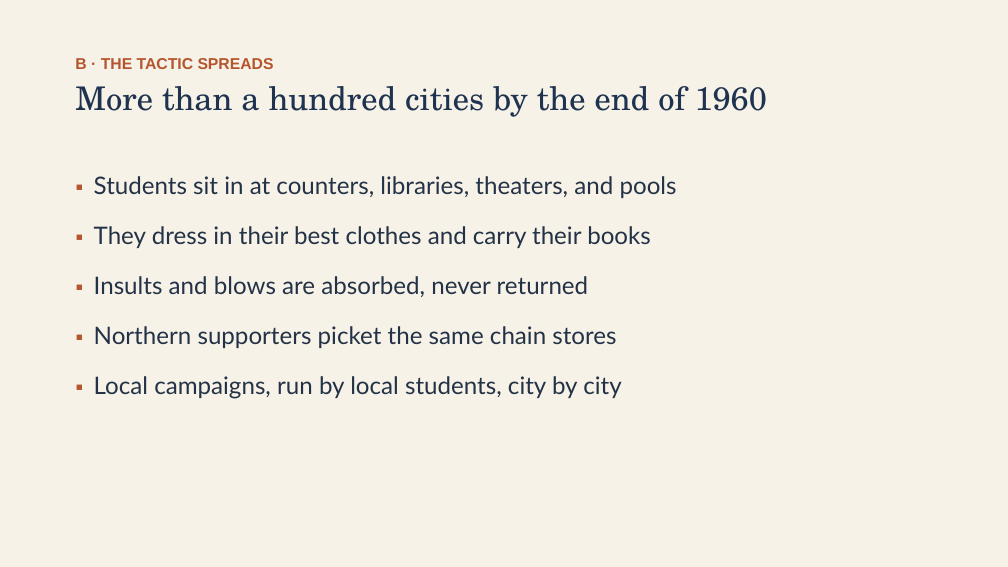
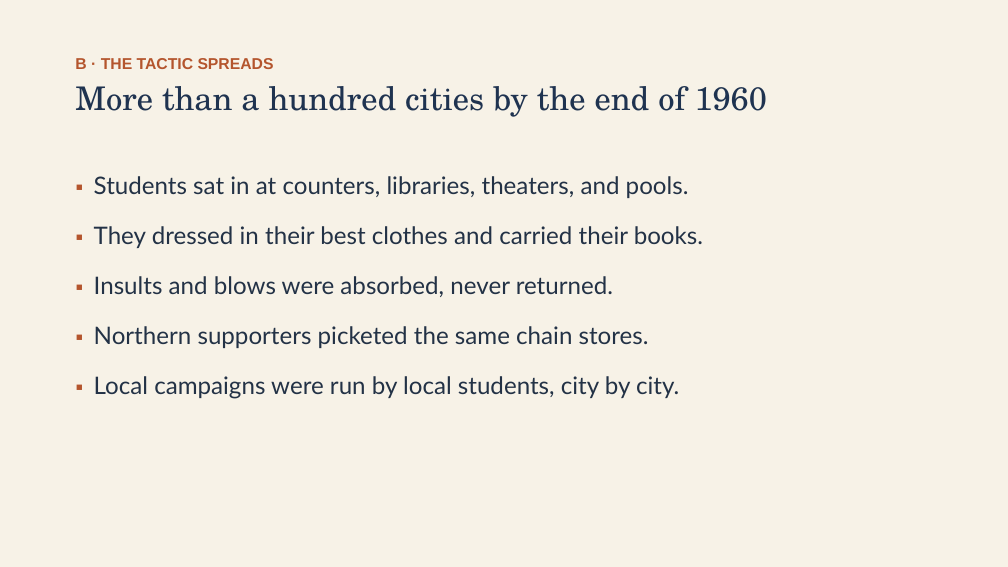
Before and after one commit to ab17gthb/humanities-curriculum-group, a slide deck: slide 8 of civil-rights/lesson-04/lesson-04-slides.pptx. Drawn at 1008x567 pixels with LibreOffice and Linux fonts; fonts in the diff are those of the drawing. Boxes give left, top, right and bottom in pixels: in the first picture for what was removed or moved away, otherwise in the second. Text is boxed around its words. In the diff, an @@ line names an element or a change of style, - is before the commit and + after.

```diff
--- a/civil-rights/lesson-04/lesson-04-slides.pptx
+++ b/civil-rights/lesson-04/lesson-04-slides.pptx
@@ text at [94,176,703,399]: text changed @@
-▪ Students sit in at counters, libraries, theaters, and pools
-▪ They dress in their best clothes and carry their books
-▪ Insults and blows are absorbed, never returned
-▪ Northern supporters picket the same chain stores
-▪ Local campaigns, run by local students, city by city
+▪ Students sat in at counters, libraries, theaters, and pools.
+▪ They dressed in their best clothes and carried their books.
+▪ Insults and blows were absorbed, never returned.
+▪ Northern supporters picketed the same chain stores.
+▪ Local campaigns were run by local students, city by city.
```
Also in this commit, not shown: 11 other slides changed, 6 other files.
